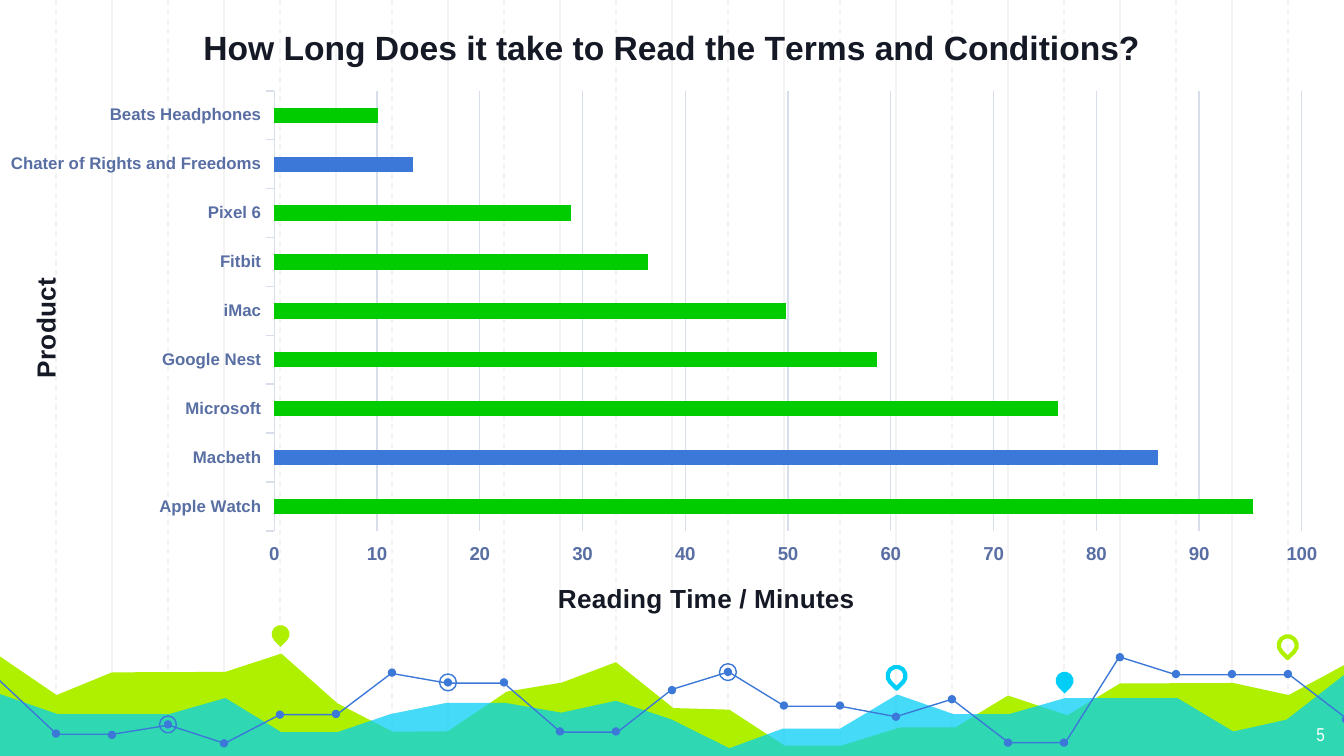
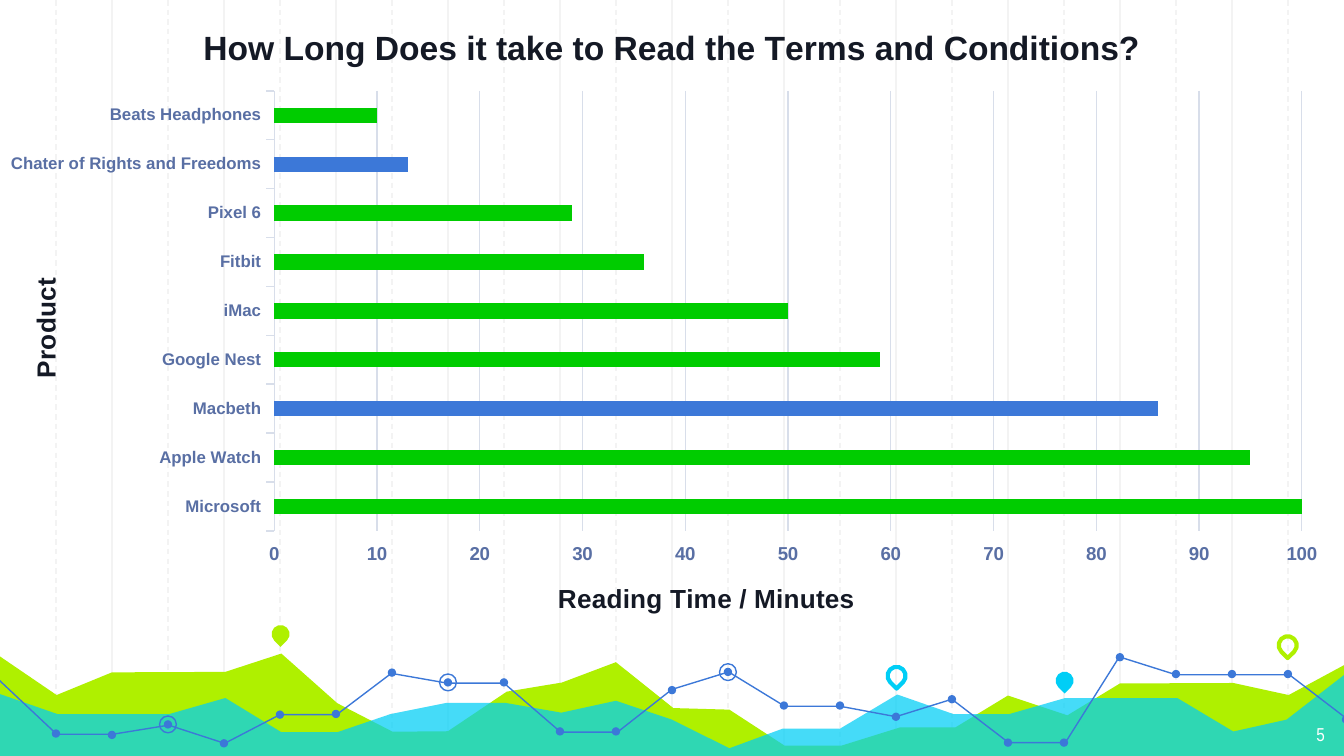
Before and after one commit to mishaalkandapath/moralcode, a slide deck: slide 5 of moralcode/Group1_Presentation.pptx. Drawn at 1344x756 pixels with LibreOffice and Linux fonts; fonts in the diff are those of the drawing. Boxes give left, top, right and bottom in pixels: in the first picture for what was removed or moved away, otherwise in the second. Text is boxed around its words. In the diff, an @@ line names an element or a change of style, - is before the commit and + after.

Commit message:
Slides

```diff
--- a/moralcode/Group1_Presentation.pptx
+++ b/moralcode/Group1_Presentation.pptx
@@ bar chart at [0,0,1344,644] @@
-categories: Apple Watch, Macbeth, Microsoft, Google Nest, iMac, Fitbit, Pixel 6, Chater of Rights and Freedoms, Beats Headphones
+categories: Microsoft, Apple Watch, Macbeth, Google Nest, iMac, Fitbit, Pixel 6, Chater of Rights and Freedoms, Beats Headphones
-Series 1: 95, 86, 76, 59, 50, 36, 29, 13, 10
+Series 1: 108, 95, 86, 59, 50, 36, 29, 13, 10
@@ colours of single points changed @@
@@ value axis changed @@
```
Also in this commit, not shown: 1 other slide changed.
